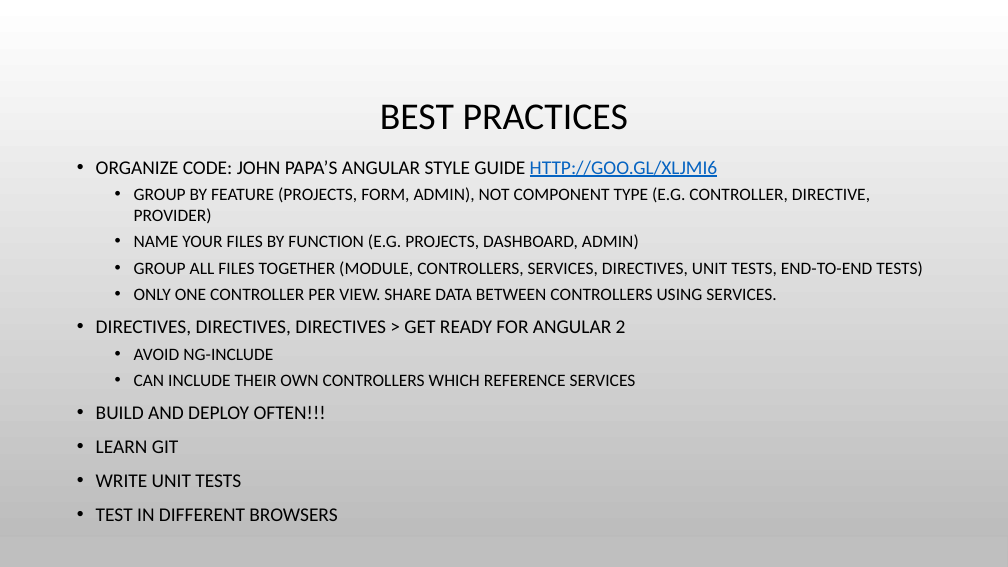
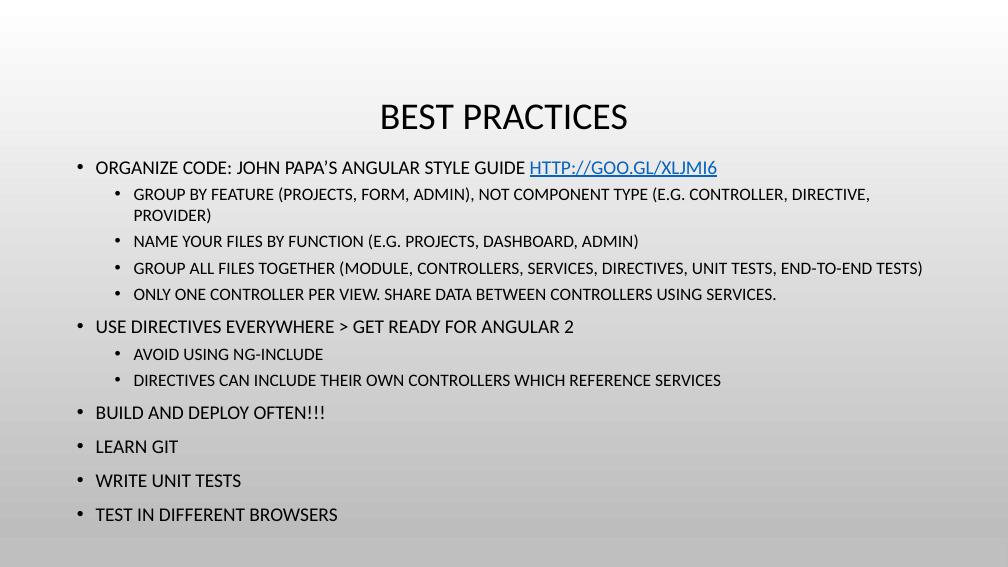
Before and after one commit to spietrek/spengage2015, a slide deck: slide 19 of Building SPAs in SharePoint Using AngularJS.pptx. Drawn at 1008x567 pixels with LibreOffice and Linux fonts; fonts in the diff are those of the drawing; background and template pictures are left out. Boxes give left, top, right and bottom in pixels: in the first picture for what was removed or moved away, otherwise in the second. Text is boxed around its words. In the diff, an @@ line names an element or a change of style, - is before the commit and + after.

Commit message:
Update best practices and gotchas

```diff
--- a/Building SPAs in SharePoint Using AngularJS.pptx
+++ b/Building SPAs in SharePoint Using AngularJS.pptx
@@ text at (x1=96, y1=320, x2=721, y2=386): text changed @@
-• DIRECTIVES, DIRECTIVES, DIRECTIVES > GET READY FOR ANGULAR 2
-  • AVOID NG-INCLUDE
-  • CAN INCLUDE THEIR OWN CONTROLLERS WHICH REFERENCE SERVICES
+• USE DIRECTIVES EVERYWHERE > GET READY FOR ANGULAR 2
+  • AVOID USING NG-INCLUDE
+  • DIRECTIVES CAN INCLUDE THEIR OWN CONTROLLERS WHICH REFERENCE SERVICES
```
Also in this commit, not shown: 2 other slides changed.
